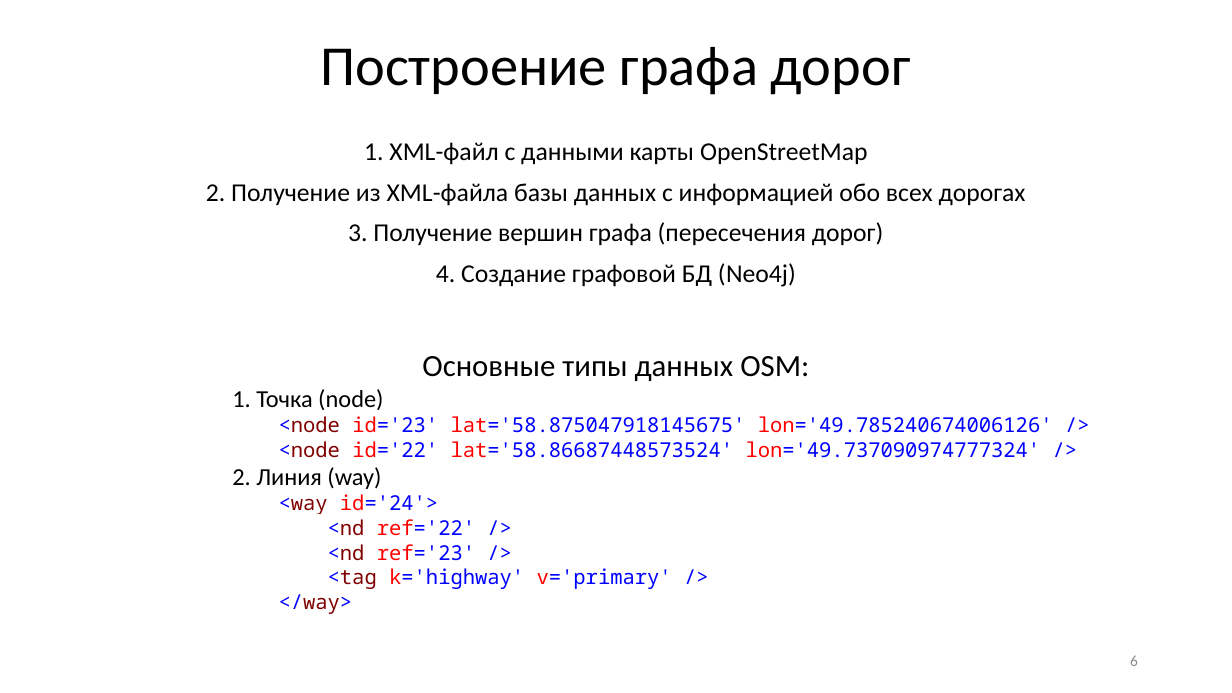
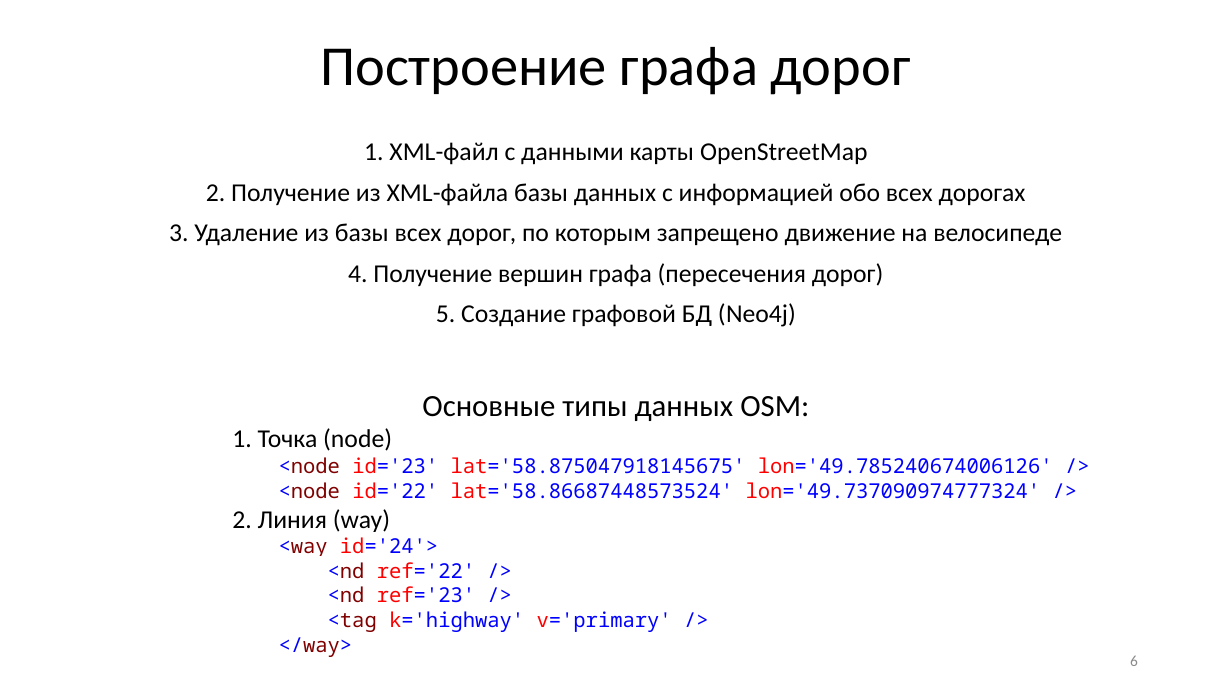
Before and after one commit to GorshkovNikita/Diploma, a slide deck: slide 6 of Documentation/Метод построения велосипедных маршрутов.pptx. Drawn at 1232x693 pixels with LibreOffice and Linux fonts; fonts in the diff are those of the drawing. Boxes give left, top, right and bottom in pixels: in the first picture for what was removed or moved away, otherwise in the second. Text is boxed around its words. In the diff, an @@ line names an element or a change of style, - is before the commit and + after.

```diff
--- a/Documentation/Метод построения велосипедных маршрутов.pptx
+++ b/Documentation/Метод построения велосипедных маршрутов.pptx
@@ text at [169, 223, 1062, 327]: text changed @@
-3. Получение вершин графа (пересечения дорог)
-4. Создание графовой БД (Neo4j)
+3. Удаление из базы всех дорог, по которым запрещено движение на велосипеде
+4. Получение вершин графа (пересечения дорог)
+5. Создание графовой БД (Neo4j)
@@ text "Основные типы данных OSM:": place and size @@
-text "Основные типы данных OSM:" at [232, 356, 1053, 614]
+text "Основные типы данных OSM:" at [232, 396, 1053, 657]
@@ text at [232, 509, 390, 532]: size 19 to 20 pt in "1. Точка (node)", "2. Линия (way)" @@
```
Also in this commit, not shown: 3 other slides changed, 10 other files.
